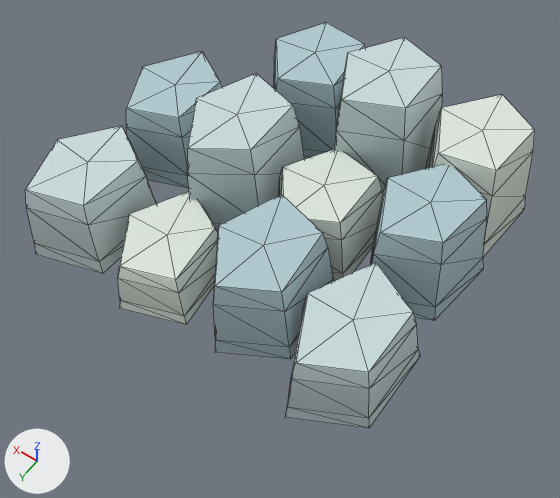
One commit to the glTF model public/assets/landmarks/glacier.glb: the scene before it, then after it.
Camera for both pictures: a 50 mm camera at (-2.78, 3.73, 5.67) aimed at (-0.24, 0.18, 0.09). Lighting does not change. The marker at lower left points along +X, +Y and +Z. The older version comes first. Mesh edges are drawn as thin lines. Vertices at exactly the same position are counted once.

In view in the first picture: 'Fractured glacier shelf v2'.
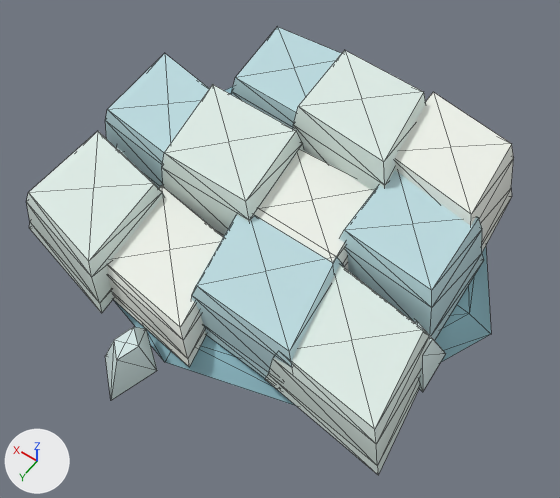
What differs and where, as boxes [x1, y1, x2, y2] in the pictures (560 x 498 px):
'Fractured glacier shelf v2', reshaped (11% taller): before [25, 23, 535, 428]; after [26, 27, 514, 475]
part 1 of me_mesh_0, rebuilt (22% wider, 26% taller): before [285, 262, 420, 428]; after [265, 265, 430, 475]
part 2 of me_mesh_0, rebuilt (23% taller): before [25, 126, 156, 274]; after [26, 131, 164, 313]
part 3 of me_mesh_0, rebuilt: before [187, 74, 304, 231]; after [162, 84, 304, 237]
part 4 of me_mesh_0, rebuilt: before [335, 38, 443, 193]; after [293, 50, 426, 192]
part 5 of me_mesh_0, rebuilt: before [118, 192, 218, 325]; after [108, 185, 223, 367]
part 6 of me_mesh_0, rebuilt: before [279, 149, 383, 281]; after [255, 150, 373, 270]
part 7 of me_mesh_0, rebuilt: before [426, 95, 535, 257]; after [395, 92, 514, 252]
part 8 of me_mesh_0, rebuilt: before [213, 194, 334, 359]; after [192, 215, 344, 378]
part 9 of me_mesh_0, rebuilt: before [370, 165, 487, 321]; after [340, 171, 484, 340]
part 10 of me_mesh_0, rebuilt: before [126, 52, 222, 188]; after [105, 53, 210, 188]
part 11 of me_mesh_0, rebuilt: before [274, 23, 365, 159]; after [232, 27, 342, 129]
part 12 of me_mesh_0, added (mostly hidden): after [115, 87, 491, 406]
part 13 of me_mesh_0, added: after [105, 327, 157, 400]
part 14 of me_mesh_0, added: after [414, 320, 446, 392]

The edits, one by one:
me_mesh_0 is used by ob_fractured_glacier_shelf_v2; location (0.0, 0.0, 0.0).
me_mesh_0 had 242 vertices, 440 faces and spanned x -1.83..1.92, y -2.05..1.46, z -0.05..1.22.
me_mesh_0 now has 284 vertices, 496 faces and spans x -2.18..2.21, y -2.68..2.14, z -0.25..0.82.
me_mesh_0 part 1: the loose piece of 22 vertices spanning x -1.81..-0.85, y 0.03..1.45, z -0.05..0.61 is rebuilt with 18 vertices and now spans x -2.06..-0.63, y -0.01..1.42, z -0.08..0.35.
me_mesh_0 part 2: the loose piece of 22 vertices spanning x 0.94..1.91, y 0.13..1.46, z -0.05..0.71 is rebuilt with 18 vertices and now spans x 0.69..2.0, y 0.07..1.57, z -0.08..0.41.
me_mesh_0 part 3: the loose piece of 22 vertices spanning x 0.01..0.99, y -0.93..0.46, z -0.05..1.0 is rebuilt with 18 vertices and now spans x -0.11..1.37, y -0.93..0.36, z -0.08..0.63.
me_mesh_0 part 4: the loose piece of 22 vertices spanning x -0.91..0.08, y -1.9..-0.59, z -0.05..1.22 is rebuilt with 18 vertices and now spans x -0.93..0.45, y -1.93..-0.56, z -0.08..0.82.
me_mesh_0 part 5: the loose piece of 22 vertices spanning x -0.01..0.99, y 0.18..1.45, z -0.05..0.43 is rebuilt with 18 vertices and now spans x -0.28..1.17, y 0.16..1.53, z -0.08..0.24.
me_mesh_0 part 6: the loose piece of 22 vertices spanning x -0.88..0.07, y -0.82..0.37, z -0.05..0.67 is rebuilt with 18 vertices and now spans x -1.0..0.31, y -0.83..0.35, z -0.08..0.43.
me_mesh_0 part 7: the loose piece of 22 vertices spanning x -1.83..-0.85, y -2.0..-0.76, z -0.05..0.97 is rebuilt with 18 vertices and now spans x -1.77..-0.5, y -2.07..-0.59, z -0.08..0.66.
me_mesh_0 part 8: the loose piece of 22 vertices spanning x -0.94..0.06, y -0.03..1.31, z -0.05..0.74 is rebuilt with 18 vertices and now spans x -1.21..0.31, y -0.03..1.27, z -0.08..0.43.
me_mesh_0 part 9: the loose piece of 22 vertices spanning x -1.83..-0.85, y -1.05..0.21, z -0.05..0.87 is rebuilt with 18 vertices and now spans x -1.83..-0.65, y -1.1..0.21, z -0.08..0.55.
me_mesh_0 part 10: the loose piece of 22 vertices spanning x 0.97..1.92, y -1.11..0.21, z -0.05..0.76 is rebuilt with 18 vertices and now spans x 0.85..2.19, y -1.16..0.26, z -0.08..0.49.
me_mesh_0 part 11: the loose piece of 22 vertices spanning x -0.05..1.0, y -2.05..-0.82, z -0.05..0.9 is rebuilt with 18 vertices and now spans x -0.08..1.38, y -2.08..-0.8, z -0.08..0.62.
me_mesh_0 part 12: a new loose piece of 26 vertices spanning x -2.18..2.21, y -2.68..1.56, z -0.25..0.0, in mat_material_0.
me_mesh_0 part 13: 10 vertices added at x -0.08..0.37, y 1.46..2.14, z -0.08..0.25.
me_mesh_0 part 14: 10 vertices added at x -1.98..-1.54, y 0.01..0.6, z -0.08..0.17.
Other edits to the shape of me_mesh_0 do not show in these pictures.
